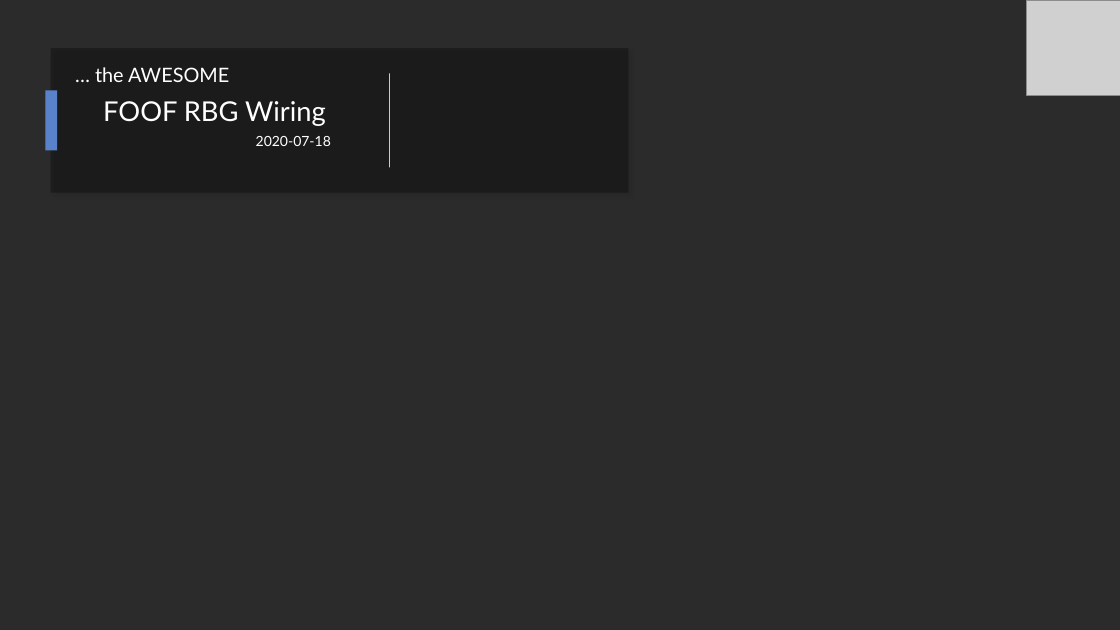
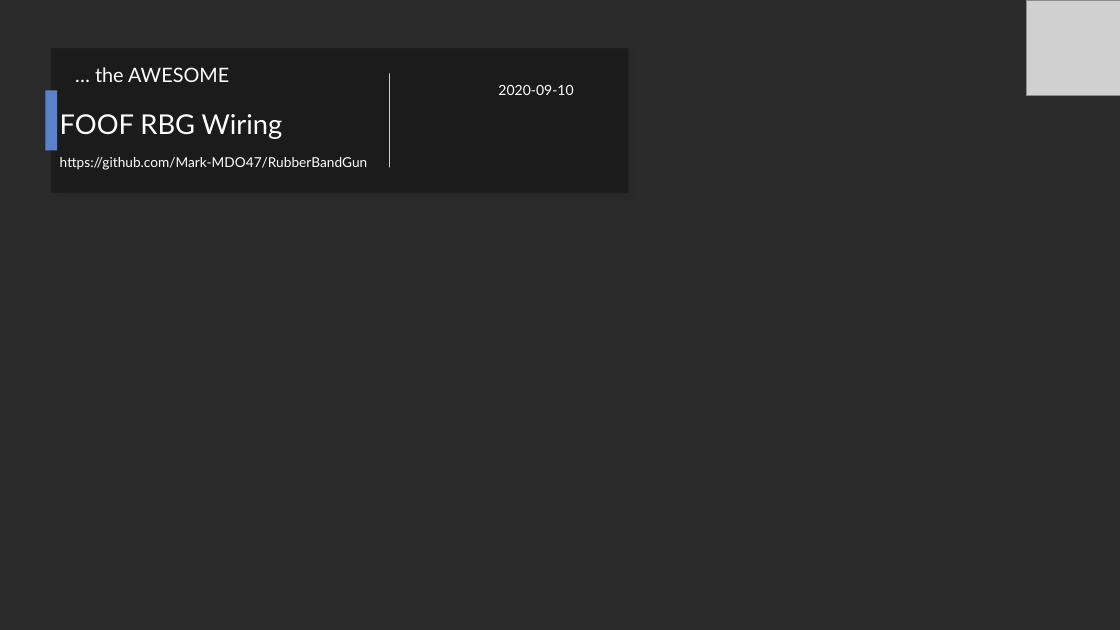
Before and after one commit to Mark-MDO47/RubberBandGun, a slide deck: slide 1 of FOOF_RBG_Wiring.pptx. Drawn at 1120x630 pixels with LibreOffice and Linux fonts; fonts in the diff are those of the drawing; grey boxes stand for pictures; background and template pictures are left out; a plain dark background stands for a picture behind light text. Boxes give left, top, right and bottom in pixels: in the first picture for what was removed or moved away, otherwise in the second. Text is boxed around its words. In the diff, an @@ line names an element or a change of style, - is before the commit and + after.

```diff
--- a/FOOF_RBG_Wiring.pptx
+++ b/FOOF_RBG_Wiring.pptx
@@ text at (498, 85, 573, 95): text changed @@
-2020-07-18
+2020-09-10
@@ title at (60, 114, 368, 170): text changed; size 23.4 to 11.7 pt @@
-FOOF RBG Wiring
+FOOF RBG Wiring
+https://github.com/Mark-MDO47/RubberBandGun
```
Also in this commit, not shown: 4 other slides changed, 1 other file.
